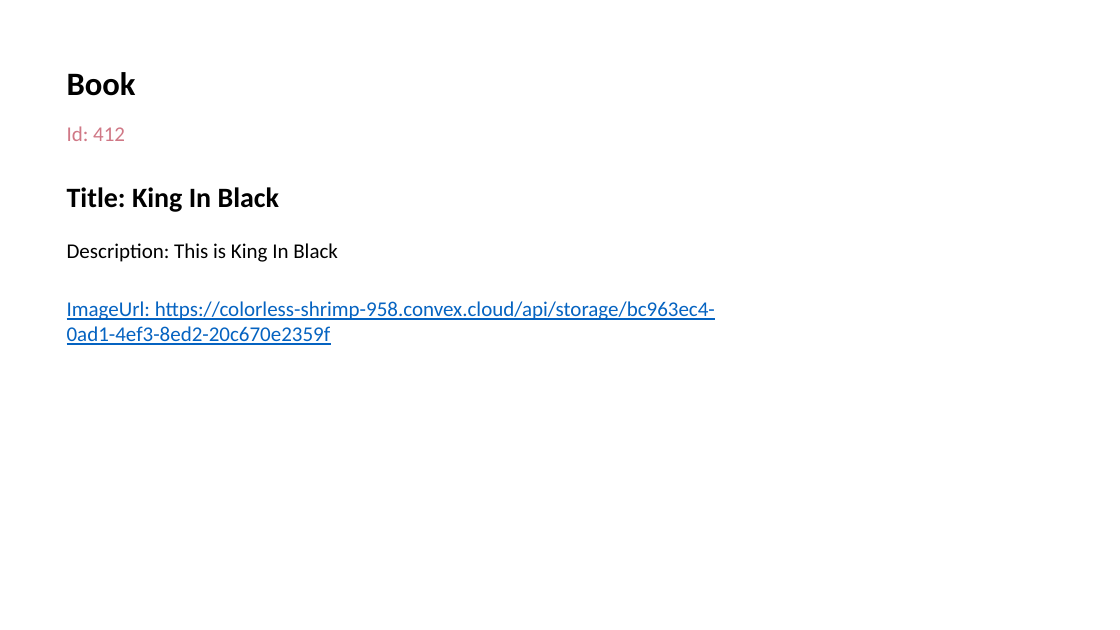
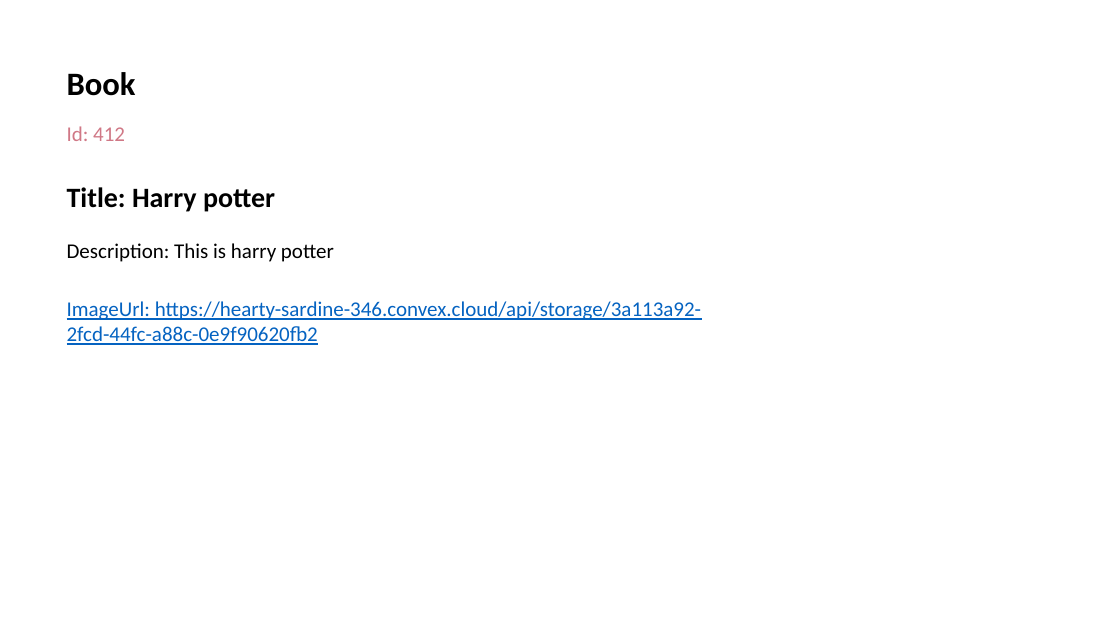
Before and after one commit to table-harmony/aspharmony, a slide deck: slide 1 of Storage/App_Data/Books/Solace.pptx. Drawn at 1120x630 pixels with LibreOffice and Linux fonts; fonts in the diff are those of the drawing. Boxes give left, top, right and bottom in pixels: in the first picture for what was removed or moved away, otherwise in the second. Text is boxed around its words. In the diff, an @@ line names an element or a change of style, - is before the commit and + after.

Commit message:
image generation

```diff
--- a/Storage/App_Data/Books/Solace.pptx
+++ b/Storage/App_Data/Books/Solace.pptx
@@ text at box(67, 187, 275, 212): text changed @@
-Title: King In Black
+Title: Harry potter
@@ text at box(67, 243, 334, 262): text changed @@
-Description: This is King In Black
+Description: This is harry potter
@@ text at box(67, 301, 701, 345): text changed @@
-ImageUrl: https://colorless-shrimp-958.convex.cloud/api/storage/bc963ec4-0ad1-4ef3-8ed2-20c670e2359f
+ImageUrl: https://hearty-sardine-346.convex.cloud/api/storage/3a113a92-2fcd-44fc-a88c-0e9f90620fb2
```
Also in this commit, not shown: 1 other slide changed, 1 slide removed, 16 other files.
